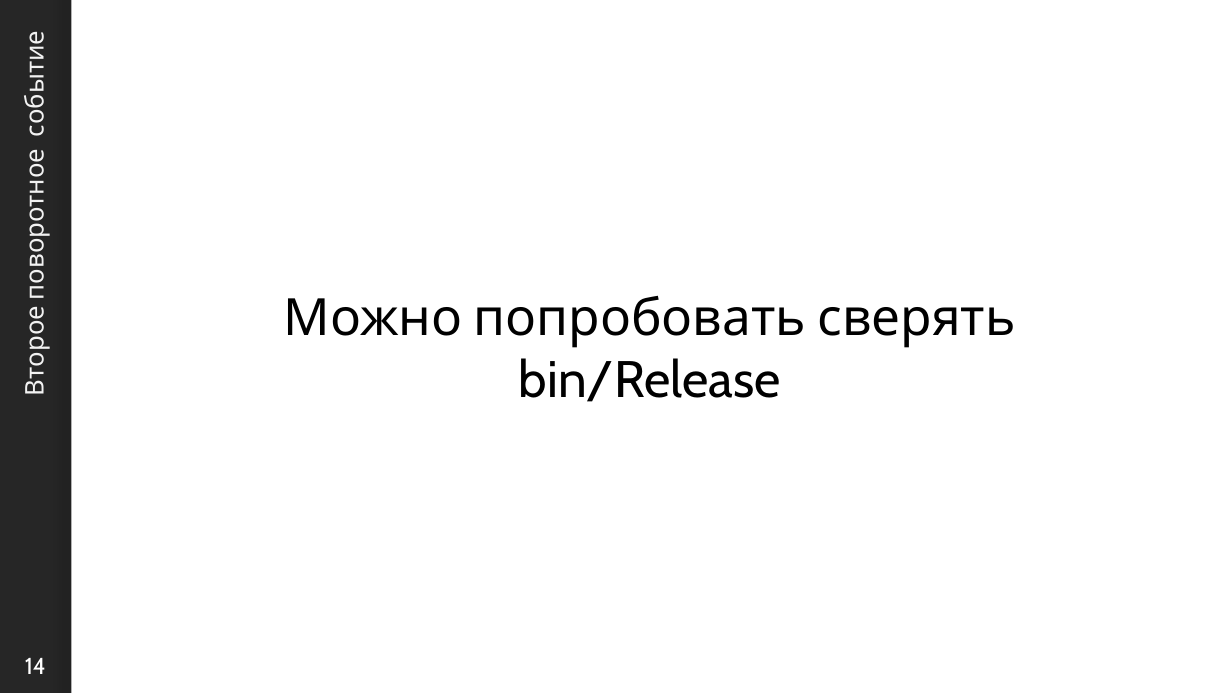
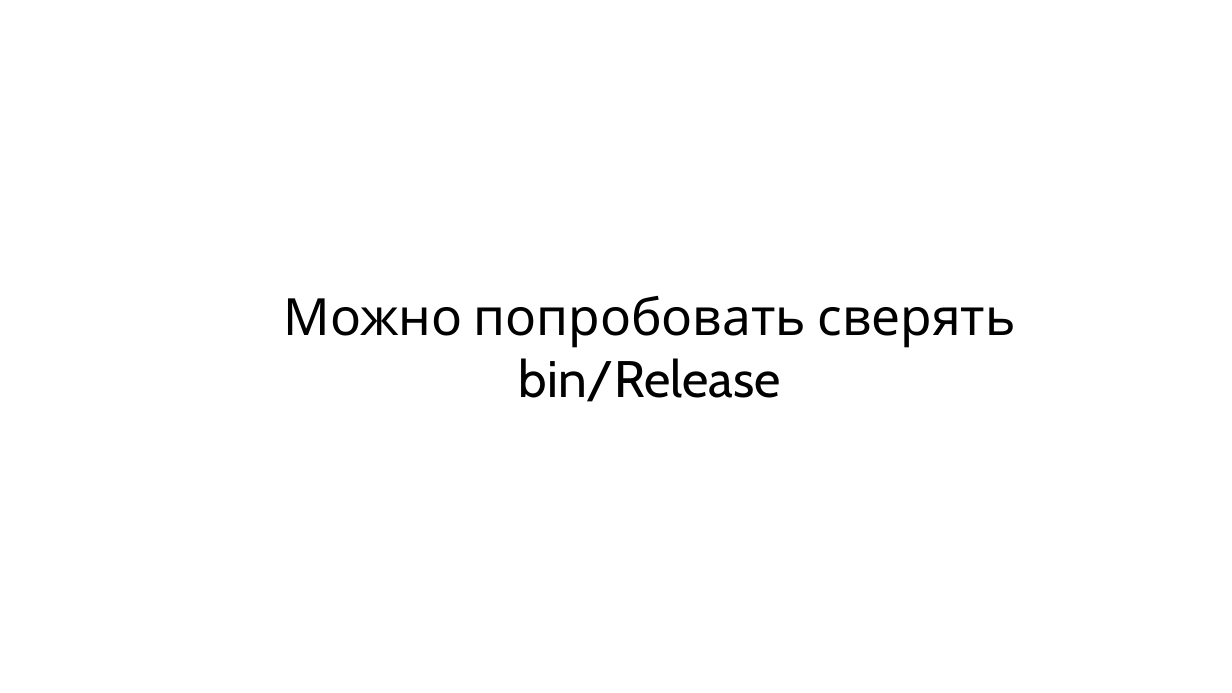
Before and after one commit to sidristij/presentations, a slide deck: slide 14 of 2023-dotnext-msk/02-dotnext-reactive-build.pptx. Drawn at 1232x693 pixels with LibreOffice and Linux fonts; fonts in the diff are those of the drawing; background and template pictures are left out. Boxes give left, top, right and bottom in pixels: in the first picture for what was removed or moved away, otherwise in the second. Text is boxed around its words. In the diff, an @@ line names an element or a change of style, - is before the commit and + after.

```diff
--- a/2023-dotnext-msk/02-dotnext-reactive-build.pptx
+++ b/2023-dotnext-msk/02-dotnext-reactive-build.pptx
@@ rectangle: place and size @@
-rectangle at [71,0,1232,693]
+rectangle at [0,0,1232,693]
@@ rectangle removed at [0,0,1232,693] @@
@@ title removed at [16,41,51,393] @@
-Второе поворотное событие
@@ page number removed at [25,658,46,674] @@
-14
```
Also in this commit, not shown: 26 other slides changed, 2 slides added, 4 slides removed.
